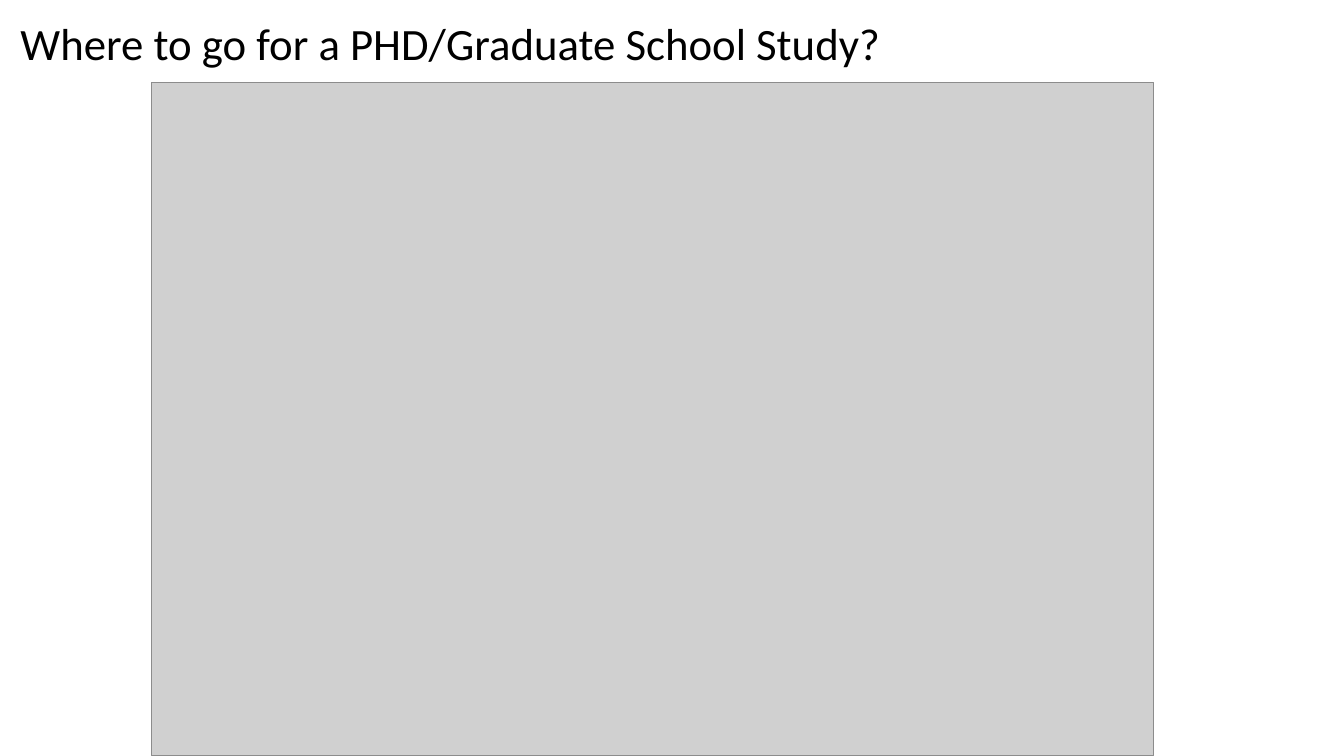
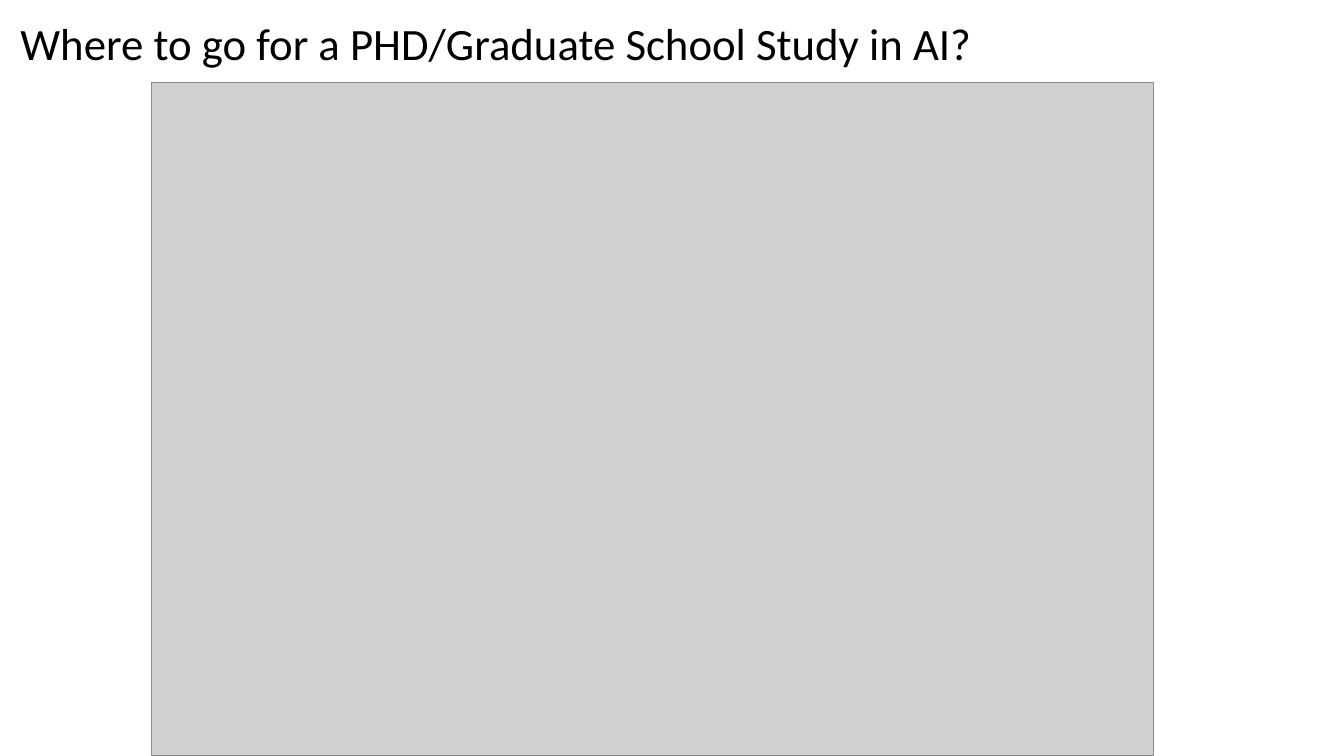
Before and after one commit to renshan2/accesspy, a slide deck: slide 4 of AI-ML-DL/Machine Learning.pptx. Drawn at 1344x756 pixels with LibreOffice and Linux fonts; fonts in the diff are those of the drawing; grey boxes stand for pictures. Boxes give left, top, right and bottom in pixels: in the first picture for what was removed or moved away, otherwise in the second. Text is boxed around its words. In the diff, an @@ line names an element or a change of style, - is before the commit and + after.

Commit message:
ml

```diff
--- a/AI-ML-DL/Machine Learning.pptx
+++ b/AI-ML-DL/Machine Learning.pptx
@@ text at box(20, 29, 971, 68): text changed @@
-Where to go for a PHD/Graduate School Study?
+Where to go for a PHD/Graduate School Study in AI?
```
Also in this commit, not shown: 2 other slides changed.
